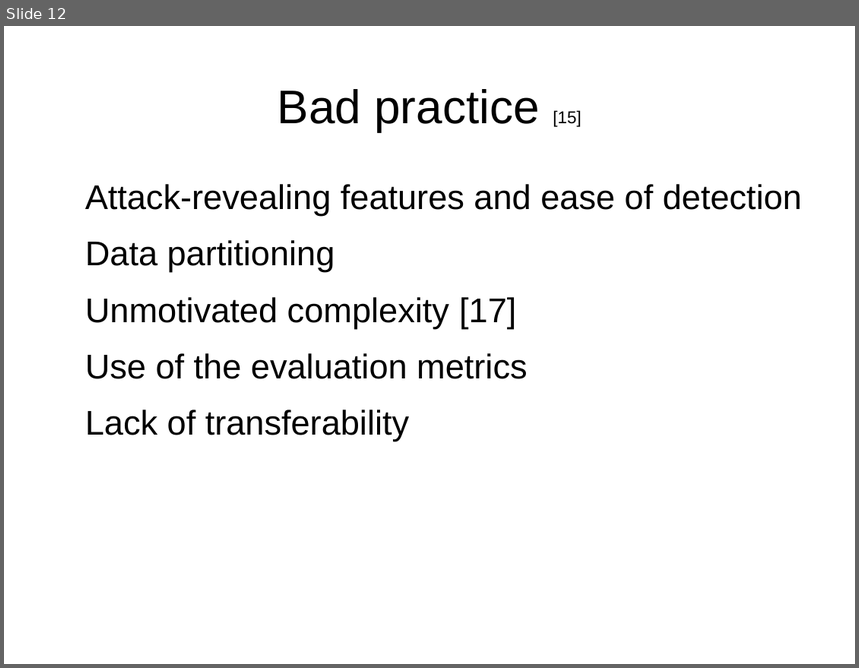
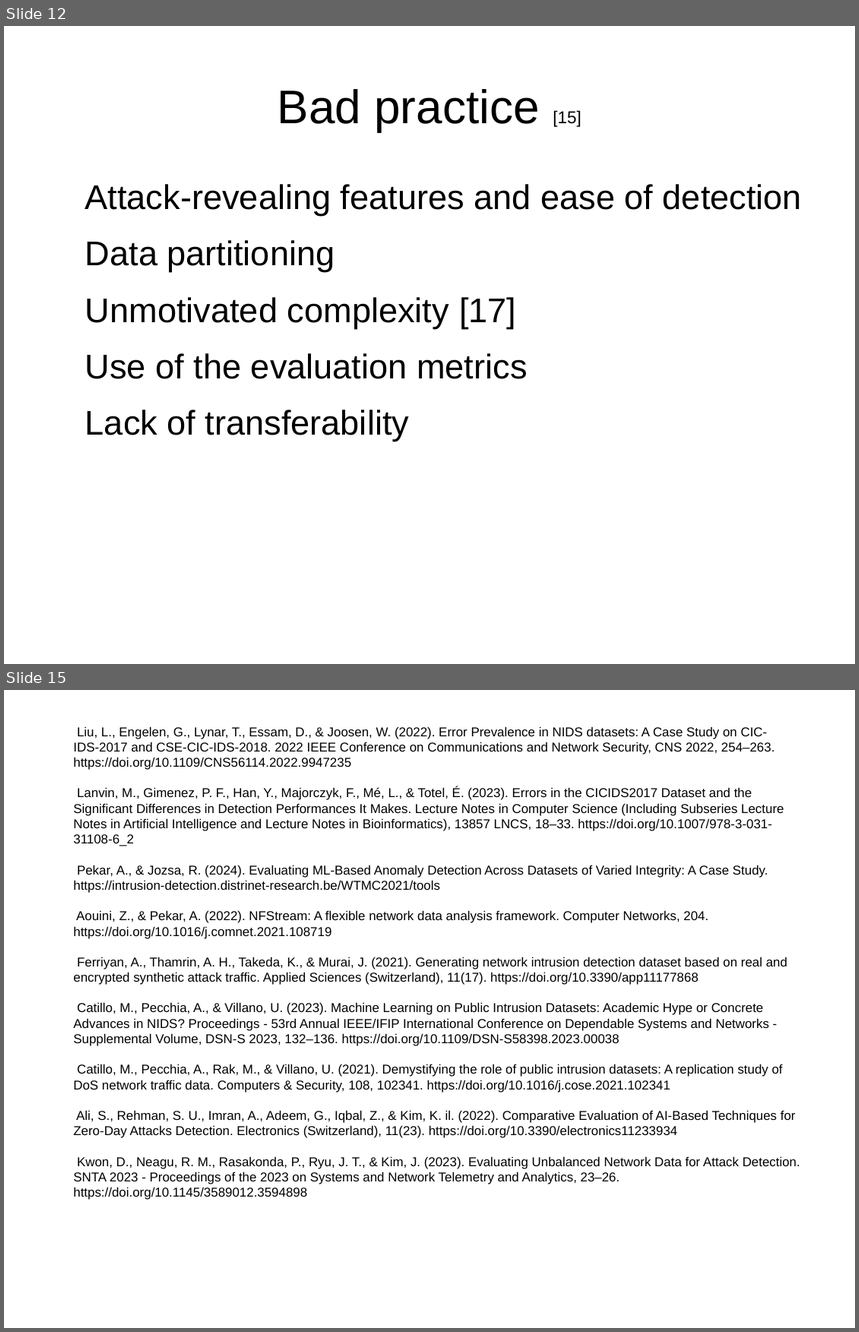
Before and after one commit to ludotosk/tesi, a slide deck: documents/presentazione-paper-review.odp. Shown one above the other, each under a label of ours: slide 12 before the commit, slides 12 and 15 after it; the slides between them are not shown. The pictures are 859x668 and 859x1332 pixels, drawn with LibreOffice and Linux fonts; fonts in the diff are those of the drawing; background and template pictures are left out. Boxes give left, top, right and bottom in pixels: in the first picture for what was removed or moved away, otherwise in the second. Text is boxed around its words. In the diff, an @@ line names an element or a change of style, - is before the commit and + after.

```diff
--- a/documents/presentazione-paper-review.odp
+++ b/documents/presentazione-paper-review.odp
@@ slide 15 added at [4,690,855,1328], background picture (left out) @@
@@ text added at [73,726,800,1200], 12 pt, text #000000 @@
+11) Liu, L., Engelen, G., Lynar, T., Essam, D., & Joosen, W. (2022). Error Prevalence in NIDS datasets: A Case Study on CIC-IDS-2017 and CSE-CIC-IDS-2018. 2022 IEEE Conference on Communications and Network Security, CNS 2022, 254–263. https://doi.org/10.1109/CNS56114.2022.9947235
+12) Lanvin, M., Gimenez, P. F., Han, Y., Majorczyk, F., Mé, L., & Totel, É. (2023). Errors in the CICIDS2017 Dataset and the Significant Differences in Detection Performances It Makes. Lecture Notes in Computer Science (Including Subseries Lecture Notes in Artificial Intelligence and Lecture Notes in Bioinformatics), 13857 LNCS, 18–33. https://doi.org/10.1007/978-3-031-31108-6_2
+13) Pekar, A., & Jozsa, R. (2024). Evaluating ML-Based Anomaly Detection Across Datasets of Varied Integrity: A Case Study. https://intrusion-detection.distrinet-research.be/WTMC2021/tools
+14) Aouini, Z., & Pekar, A. (2022). NFStream: A flexible network data analysis framework. Computer Networks, 204. https://doi.org/10.1016/j.comnet.2021.108719
+15) Ferriyan, A., Thamrin, A. H., Takeda, K., & Murai, J. (2021). Generating network intrusion detection dataset based on real and encrypted synthetic attack traffic. Applied Sciences (Switzerland), 11(17). https://doi.org/10.3390/app11177868
+16) Catillo, M., Pecchia, A., & Villano, U. (2023). Machine Learning on Public Intrusion Datasets: Academic Hype or Concrete Advances in NIDS? Proceedings - 53rd Annual IEEE/IFIP International Conference on Dependable Systems and Networks - Supplemental Volume, DSN-S 2023, 132–136. https://doi.org/10.1109/DSN-S58398.2023.00038
+17) Catillo, M., Pecchia, A., Rak, M., & Villano, U. (2021). Demystifying the role of public intrusion datasets: A replication study of DoS network traffic data. Computers & Security, 108, 102341. https://doi.org/10.1016/j.cose.2021.102341
+18) Ali, S., Rehman, S. U., Imran, A., Adeem, G., Iqbal, Z., & Kim, K. il. (2022). Comparative Evaluation of AI-Based Techniques for Zero-Day Attacks Detection. Electronics (Switzerland), 11(23). https://doi.org/10.3390/electronics11233934
+19) Kwon, D., Neagu, R. M., Rasakonda, P., Ryu, J. T., & Kim, J. (2023). Evaluating Unbalanced Network Data for Attack Detection. SNTA 2023 - Proceedings of the 2023 on Systems and Network Telemetry and Analytics, 23–26. https://doi.org/10.1145/3589012.3594898
```
Also in this commit, not shown: 6 slides changed, 1 other slide added, 1 slide removed.
